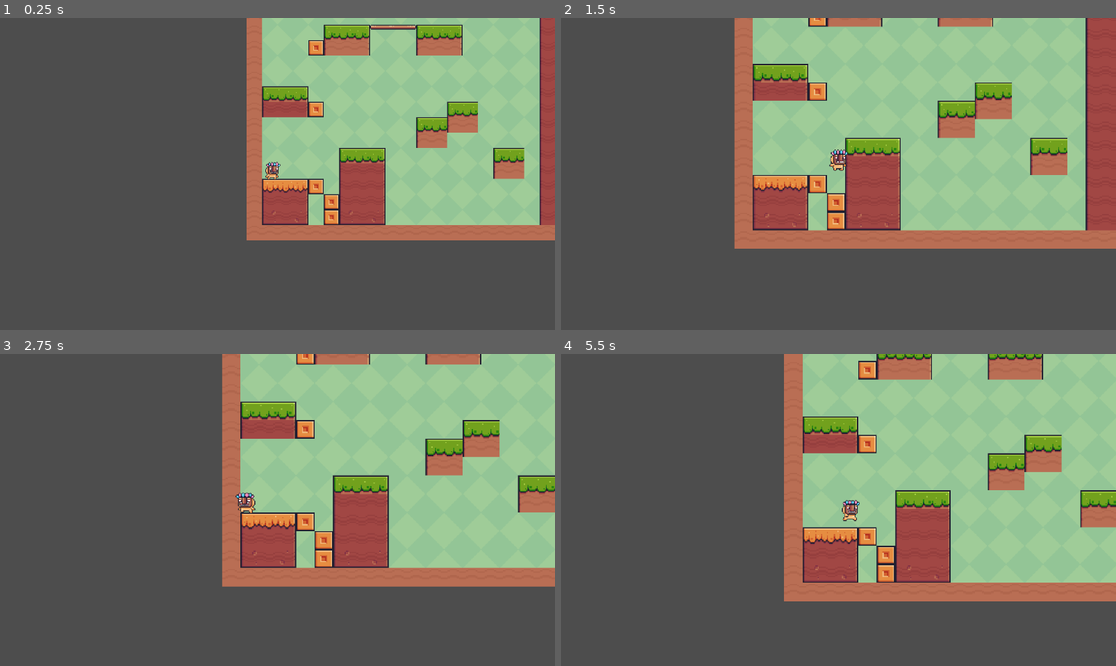
Above: before the commit, frames 1-4 (two rows, left to right).
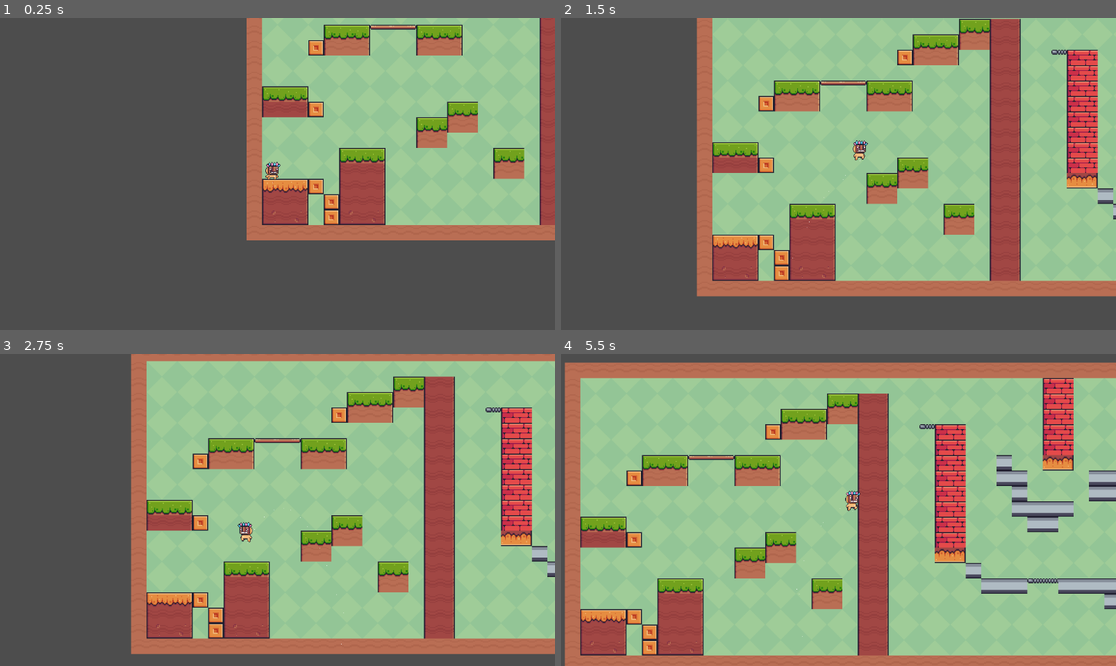
Above: after the commit, the same moments.

Repository: Swayamvijay43/pixel_adventure
Game: Godot game, scene res://scenes/game.tscn
Two runs of this game, one before a commit and one after it. Both use one fixed random seed, a clock stepped at 60 frames per second and the inputs below.
Inputs:
- Up to frame 1 (0.25 s): no input
- Up to frame 2 (1.5 s): tap Enter (ui_accept) at 0.5, 0.6, 0.77, 1.07, 1.35 s; hold Right (ui_right) from 0.53 s (still down)
- Up to frame 3 (2.75 s): tap Enter (ui_accept) at 1.52, 1.82, 2.1 s; release Right (ui_right) at 2.03 s; hold Left (ui_left) from 2.03 s (still down)
- Up to frame 4 (5.5 s): release Left (ui_left) at 2.78 s; hold Right (ui_right) 2.78-4.28 s; tap Enter (ui_accept) at 2.85, 3.02, 3.32, 3.6, 3.77, 4.07, 4.35, 4.52, 4.82, 5.1 s; hold Left (ui_left) 4.28-5.03 s; hold Right (ui_right) from 5.03 s (still down)

The runs differ from the first frame. In frame 1, less than 0.1% of the frame differs, in the area x 47-51%, y 46-55%; in frame 2, 46%; in frame 3, 53%; in frame 4, 77%, in the area x 0-100%, y 0-100%.
Error before the commit: Invalid assignment of property or key 'drag_margin_h_enabled' with value of type 'bool' on a base object of type 'Camera2D'. (res://scripts/player.gd:35)

Commit message:
effect
run , jump , effect

Diff:
--- a/scenes/player.tscn
+++ b/scenes/player.tscn
@@ -166,3 +166,12 @@
 [node name="CollisionShape2D" type="CollisionShape2D" parent="."]
 position = Vector2(-1, -14)
 shape = SubResource("CircleShape2D_2sn51")
+
+[node name="RunEffect" type="CPUParticles2D" parent="."]
+texture_filter = 1
+
+[node name="JumpEffect" type="CPUParticles2D" parent="."]
+texture_filter = 1
+
+[node name="LandEffect" type="CPUParticles2D" parent="."]
+texture_filter = 1
--- a/scripts/player.gd
+++ b/scripts/player.gd
@@ -1,82 +1,105 @@
 extends CharacterBody2D
 
-# Movement Constants
+# Movement constants
 const SPEED = 300.0
 const ACCELERATION = 800.0
 const DECELERATION = 1000.0
-const AIR_ACCELERATION = 600.0
+const AIR_ACCELERATION = 600.0  # Less control in air
+const TURN_SPEED = 1200.0  # Controls how fast the player turns around
+const MAX_SPEED = 500.0  # Upper speed limit
+const INSTANT_MOVE = true  # If true, instantly sets movement direction
 
-# Jumping Constants
+# Jump physics
 const JUMP_HEIGHT = 70.0
-const JUMP_DURATION = 0.3
-const JUMP_VELOCITY = -(2 * JUMP_HEIGHT) / JUMP_DURATION
-const DOWN_GRAVITY = 2000.0
-const UP_GRAVITY = 1500.0  # Lower gravity when going up
-const MAX_JUMPS = 2  # Double Jump Support
+const DOWN_GRAVITY = 1500.0  # Adjusted for better jump arc
+const JUMP_VELOCITY = -sqrt(2 * DOWN_GRAVITY * JUMP_HEIGHT)  # Physics-based jump strength
+const JUMP_CUTOFF = 0.75  # Controls variable jump height
 
-# Camera Settings
-const CAMERA_DAMPING = 5.0
-const LOOKAHEAD_DISTANCE = Vector2(100, 50)
-const ZOOM_NORMAL = Vector2(1.0, 1.0)
-const ZOOM_RUNNING = Vector2(1.2, 1.2)
+# Double Jump
+const MAX_JUMPS = 2
+const DOUBLE_JUMP_VELOCITY = JUMP_VELOCITY * 0.9  # Slightly weaker second jump
 
 @onready var animated_sprite: AnimatedSprite2D = $AnimatedSprite2D
-@onready var camera: Camera2D = $Camera2D
+@onready var run_effect = $RunEffect
+@onready var jump_effect = $JumpEffect
+@onready var land_effect = $LandEffect
 
 var jumps_left = MAX_JUMPS  # Tracks available jumps
-var is_jumping = false
+var was_in_air = false
 
-func _ready() -> void:
-	# Configure Camera2D
-	camera.offset = Vector2.ZERO
-	camera.position_smoothing_enabled = true
-	camera.position_smoothing_speed = CAMERA_DAMPING
-	camera.zoom = ZOOM_NORMAL
-	camera.drag_margin_h_enabled = false  # Disable horizontal drag margins
-	camera.drag_margin_v_enabled = false  # Disable vertical drag margins
-	camera.ignore_rotation = true  # Ignore player rotation
-	camera.ignore_jumps = true  # Ignore jumps when following player
-	camera.zoom = ZOOM_NORMAL
+func _ready():
+	# Ensure particle effects are set up properly
+	jump_effect.one_shot = true
+	land_effect.one_shot = true
+	run_effect.one_shot = false  # Running effect should be continuous
 
 func _physics_process(delta: float) -> void:
 	# Gravity
 	if not is_on_floor():
-		velocity.y += (DOWN_GRAVITY if velocity.y > 0 else UP_GRAVITY) * delta
+		velocity.y += DOWN_GRAVITY * delta
 	else:
+		if was_in_air:
+			land_effect.restart()  # Play landing effect when touching ground
+			land_effect.emitting = true
 		jumps_left = MAX_JUMPS  # Reset jumps on landing
 
-	# Jump Logic
+	was_in_air = not is_on_floor()
+
+	# Jump logic
 	if Input.is_action_just_pressed("ui_accept") and jumps_left > 0:
-		velocity.y = JUMP_VELOCITY
+		jump_effect.restart()  # Ensure jump effect restarts
+		jump_effect.emitting = true
+
+		if jumps_left == MAX_JUMPS:
+			velocity.y = JUMP_VELOCITY  # Normal jump
+		else:
+			velocity.y = DOUBLE_JUMP_VELOCITY  # Weaker double jump
+
 		jumps_left -= 1
-		is_jumping = true
 
-	# Jump Cutoff (Variable Height)
+	# Jump Cutoff (Variable Jump Height)
 	if Input.is_action_just_released("ui_accept") and velocity.y < 0:
-		velocity.y *= 0.5  # Cut jump height
+		velocity.y *= JUMP_CUTOFF
 
-	# Get movement direction
+	# Get movement input
 	var direction := Input.get_axis("ui_left", "ui_right")
 
-	# Flip sprite
+	# Flip sprite based on direction
 	if direction > 0:
 		animated_sprite.flip_h = false
 	elif direction < 0:
 		animated_sprite.flip_h = true
 
-	# Play animation
-	if direction == 0:
-		animated_sprite.play("idle")
+	# Animation handling
+	if is_on_floor():
+		if direction == 0:
+			animated_sprite.play("idle")
+			run_effect.emitting = false  # Stop running effect
+		else:
+			animated_sprite.play("run")
+			run_effect.emitting = true   # Play running effect
 	else:
-		animated_sprite.play("run")
+		animated_sprite.play("jump")  # Use "fall" if falling
 
-	# Acceleration & Deceleration
-	if direction != 0:
-		velocity.x = move_toward(velocity.x, direction * SPEED, (AIR_ACCELERATION if not is_on_floor() else ACCELERATION) * delta)
+	# Movement Logic
+	if INSTANT_MOVE:
+		velocity.x = direction * SPEED  # Instantly set speed
 	else:
-		velocity.x = move_toward(velocity.x, 0, DECELERATION * delta)
+		if direction != 0:
+			if is_on_floor():
+				if (velocity.x > 0 and direction < 0) or (velocity.x < 0 and direction > 0):
+					velocity.x = move_toward(velocity.x, direction * SPEED, TURN_SPEED * delta)
+				else:
+					velocity.x = move_toward(velocity.x, direction * SPEED, ACCELERATION * delta)
+			else:
+				velocity.x = move_toward(velocity.x, direction * SPEED, AIR_ACCELERATION * delta)
+		else:
+			if is_on_floor():
+				velocity.x = move_toward(velocity.x, 0, DECELERATION * delta)
+			else:
+				velocity.x = move_toward(velocity.x, 0, AIR_ACCELERATION * delta)
 
-	# Update Camera Zoom
-	camera.zoom = ZOOM_RUNNING if direction != 0 else ZOOM_NORMAL
+	# Apply max speed limit
+	velocity.x = clamp(velocity.x, -MAX_SPEED, MAX_SPEED)
 
 	move_and_slide()
Not shown, changed: README.md
